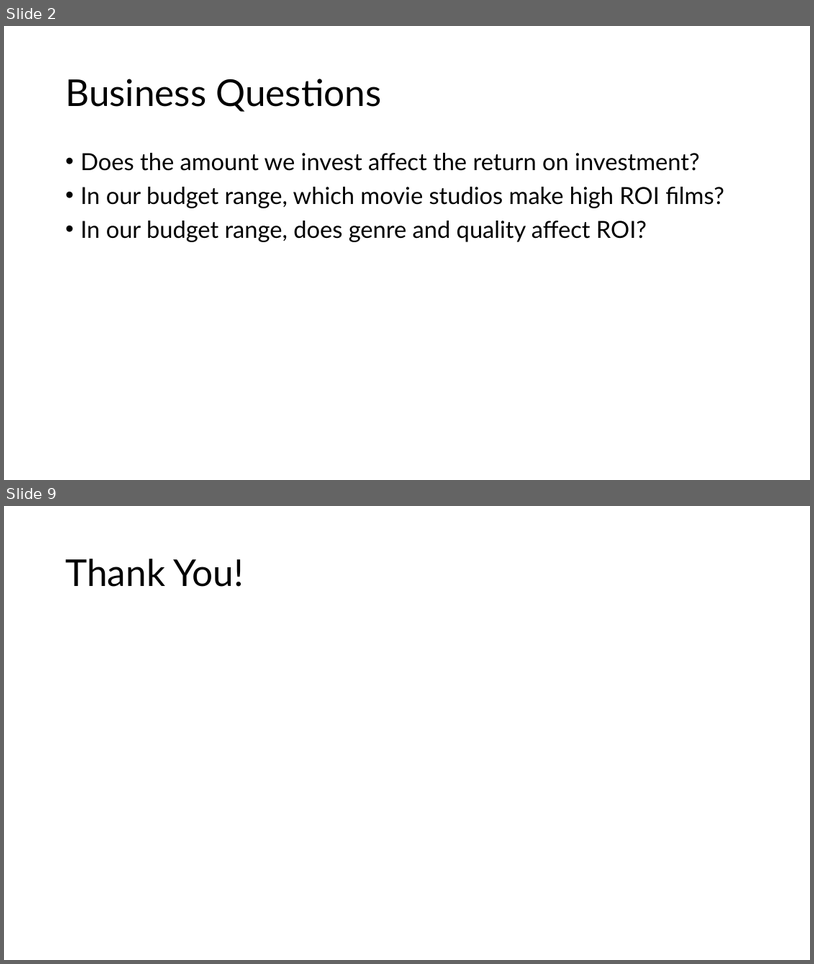
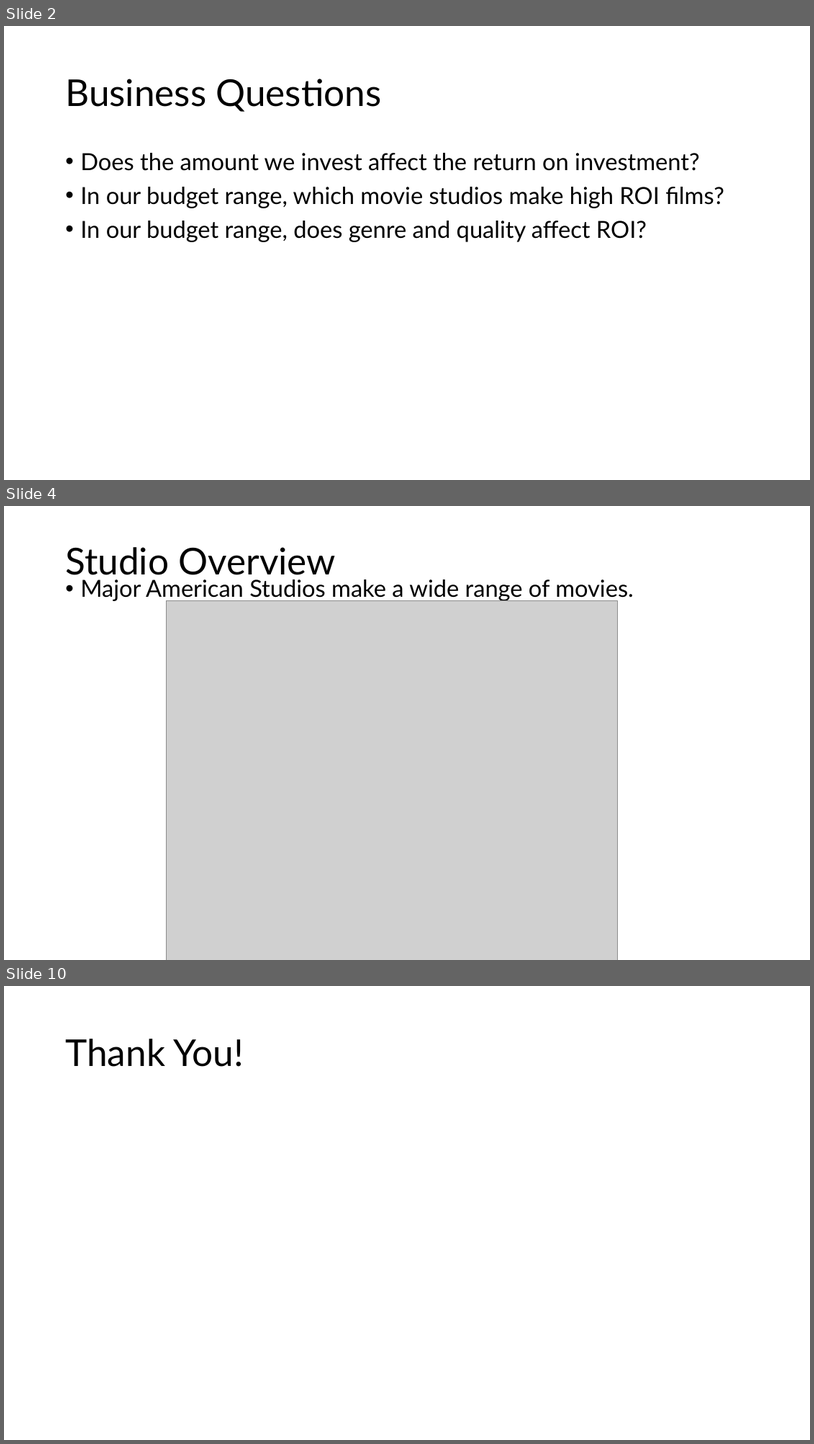
Before and after one commit to jgoett2/Phase-2-MovieProject, a slide deck: Presentation/Presentation.pptx. Shown one above the other, each under a label of ours: slides 2 and 9 before the commit, slides 2, 4 and 10 after it; the slides between them are not shown. The pictures are 814x964 and 814x1444 pixels, drawn with LibreOffice and Linux fonts; fonts in the diff are those of the drawing; grey boxes stand for pictures. Boxes give left, top, right and bottom in pixels: in the first picture for what was removed or moved away, otherwise in the second. Text is boxed around its words. In the diff, an @@ line names an element or a change of style, - is before the commit and + after.

```diff
--- a/Presentation/Presentation.pptx
+++ b/Presentation/Presentation.pptx
@@ slide 4 added at <box>4,506,810,960</box>, background #FFFFFF @@
@@ title added at <box>65,547,336,582</box>, 44 pt, text #000000 @@
+Studio Overview
@@ text added at <box>80,579,634,601</box>, 28 pt, text #000000 @@
+• Major American Studios make a wide range of movies.
@@ picture added at <box>166,600,618,960</box> @@
@@ what was slide 9 is now slide 10 @@
```
Also in this commit, not shown: 5 slides changed, 2 other slides added, 2 slides removed.
